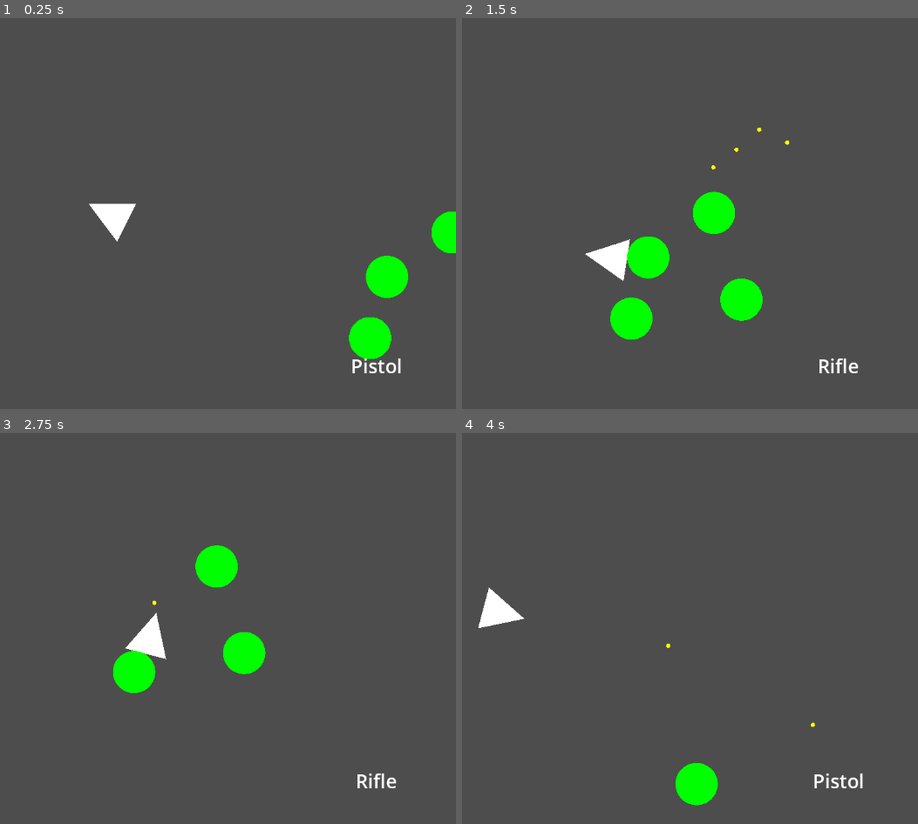
Above: before the commit, frames 1-4 (two rows, left to right).
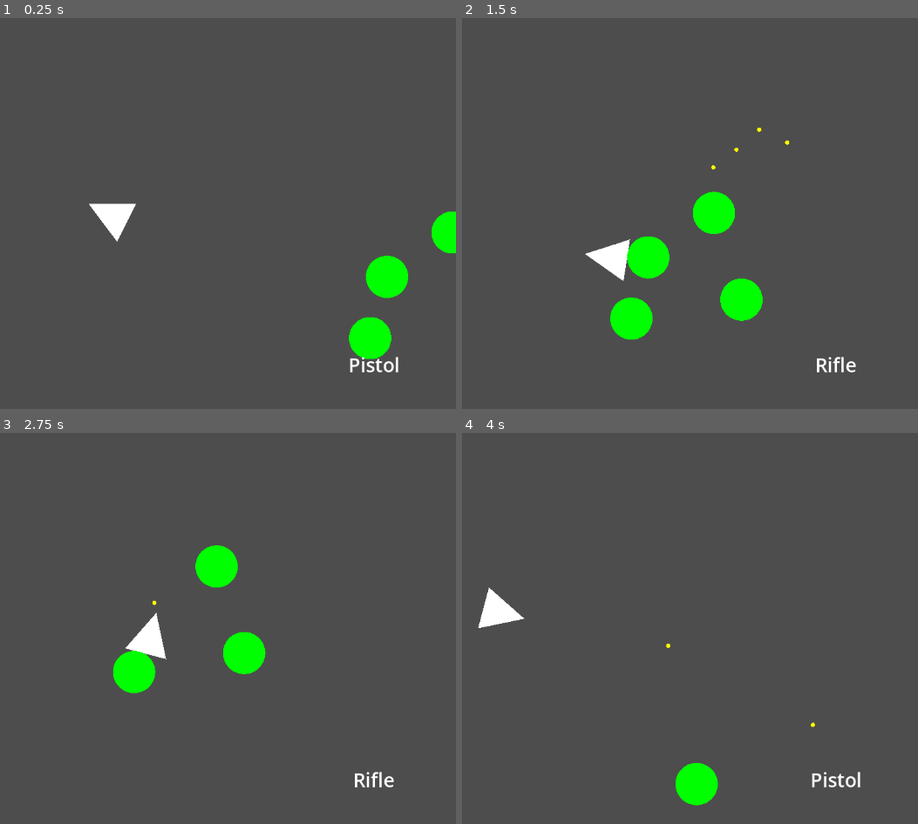
Above: after the commit, the same moments.

Repository: BG12-IT-Gruppenarbeit/Godot-Projekt-
Game: Godot game, scene res://world.tscn
Same seed, same stepped clock (60 frames per second), same inputs: the game is played once before the commit and once after it.
Inputs (mouse positions are in pixels of both pictures, inside the frame that each line leads up to):
- Up to frame 1 (0.25 s): no input
- Up to frame 2 (1.5 s): tap Enter at 0.5 s; move the mouse to (721, 193) at 0.52 s; press the mouse at (721, 193) at 0.53 s; hold Right (ui_right) 0.53-1.28 s; move the mouse to (outside the picture) at 1.27 s; release the mouse at (outside the picture) at 1.28 s; hold Down (ui_down) from 1.28 s (still down); tap Q (weapon_swap) at 1.35 s
- Up to frame 3 (2.75 s): move the mouse to (177, 542) at 2.02 s; release Down (ui_down) at 2.03 s; press the mouse at (177, 542) at 2.03 s; hold Right (ui_right) from 2.03 s (still down)
- Up to frame 4 (4 s): move the mouse to (534, 706) at 2.77 s; release Right (ui_right) at 2.78 s; release the mouse at (534, 706) at 2.78 s; hold Up (ui_up) 2.78-3.53 s; tap Q (weapon_swap) at 2.85 s; move the mouse to (776, 687) at 3.52 s; press the mouse at (776, 687) at 3.53 s; hold Left (ui_left) from 3.53 s (still down)

The runs differ from the first frame. In frame 1, 0.3% of the frame differs, in the area x 76-88%, y 86-91%; in frame 2, 0.3%; in frame 3, 0.3%; in frame 4, 0.3%.

Commit message:
edit to hud

Diff:
--- a/Projektarbeit_framework/player.tscn
+++ b/Projektarbeit_framework/player.tscn
@@ -40,10 +40,17 @@
 [node name="CanvasLayer" type="CanvasLayer" parent="."]
 
 [node name="Label" type="Label" parent="CanvasLayer"]
-offset_left = 937.0
-offset_top = 552.0
-offset_right = 1104.0
-offset_bottom = 601.0
+anchors_preset = 3
+anchor_left = 1.0
+anchor_top = 1.0
+anchor_right = 1.0
+anchor_bottom = 1.0
+offset_left = -219.0
+offset_top = -98.0
+offset_right = -52.0
+offset_bottom = -49.0
+grow_horizontal = 0
+grow_vertical = 0
 text = "test"
 label_settings = SubResource("LabelSettings_f6ocv")
 horizontal_alignment = 1
--- a/Projektarbeit_framework/project.godot
+++ b/Projektarbeit_framework/project.godot
@@ -14,6 +14,11 @@
 run/main_scene="res://world.tscn"
 config/features=PackedStringArray("4.3", "Forward Plus")
 config/icon="res://icon.svg"
+
+[editor]
+
+version_control/plugin_name="GitPlugin"
+version_control/autoload_on_startup=true
 
 [global_group]
 
Not shown, added: Projektarbeit_framework/.gitattributes
Not shown, added: Projektarbeit_framework/.gitignore
